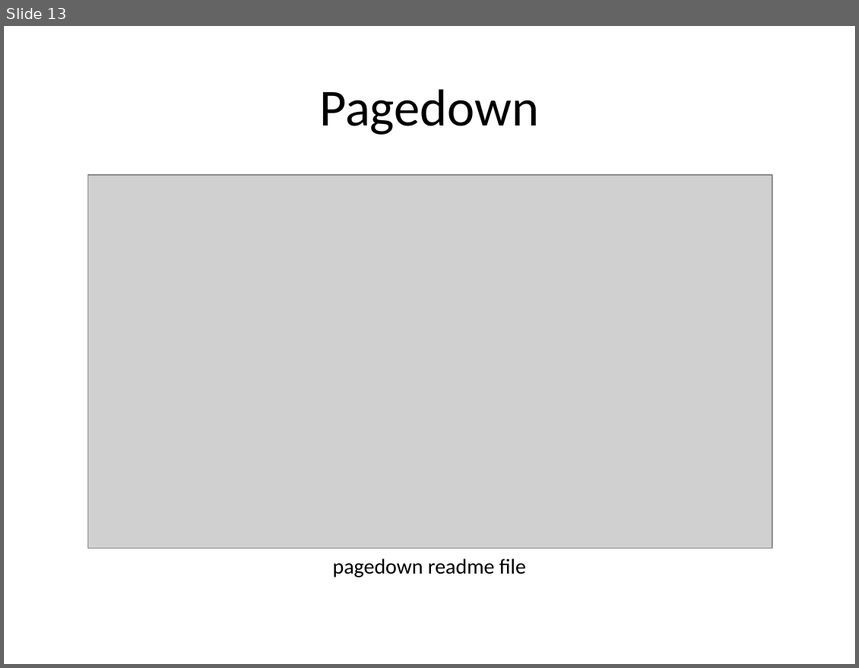
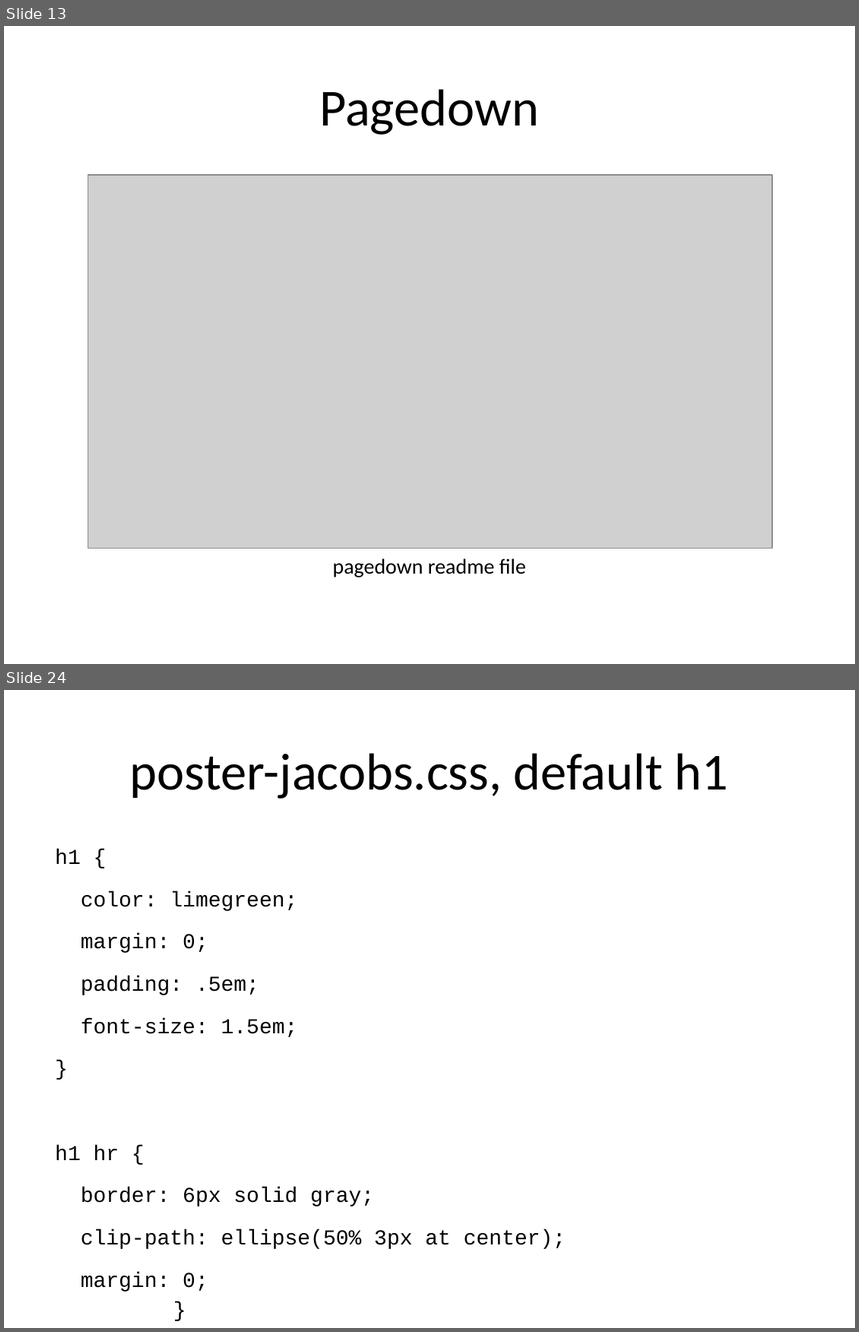
Before and after one commit to pmean/posters-with-pagedown, a slide deck: src/posters.pptx. Shown one above the other, each under a label of ours: slide 13 before the commit, slides 13 and 24 after it; the slides between them are not shown. The pictures are 859x668 and 859x1332 pixels, drawn with LibreOffice and Linux fonts; fonts in the diff are those of the drawing; grey boxes stand for pictures. Boxes give left, top, right and bottom in pixels: in the first picture for what was removed or moved away, otherwise in the second. Text is boxed around its words. In the diff, an @@ line names an element or a change of style, - is before the commit and + after.

Commit message:
Integrated text from poster-jacobs

```diff
--- a/src/posters.pptx
+++ b/src/posters.pptx
@@ slide 24 added at bbox=[4, 690, 855, 1328], background #FFFFFF @@
@@ title added at bbox=[130, 753, 729, 799], 44 pt, text #000000 @@
+poster-jacobs.css, default h1
@@ text added at bbox=[55, 849, 566, 1249], 18 pt, text #000000 @@
+h1 {
+color: limegreen;
+margin: 0;
+padding: .5em;
+font-size: 1.5em;
+}
+h1 hr {
+border: 6px solid gray;
+clip-path: ellipse(50% 3px at center);
+margin: 0;
+}
```
Also in this commit, not shown: 3 slides changed, 19 other slides added, 7 other files.
